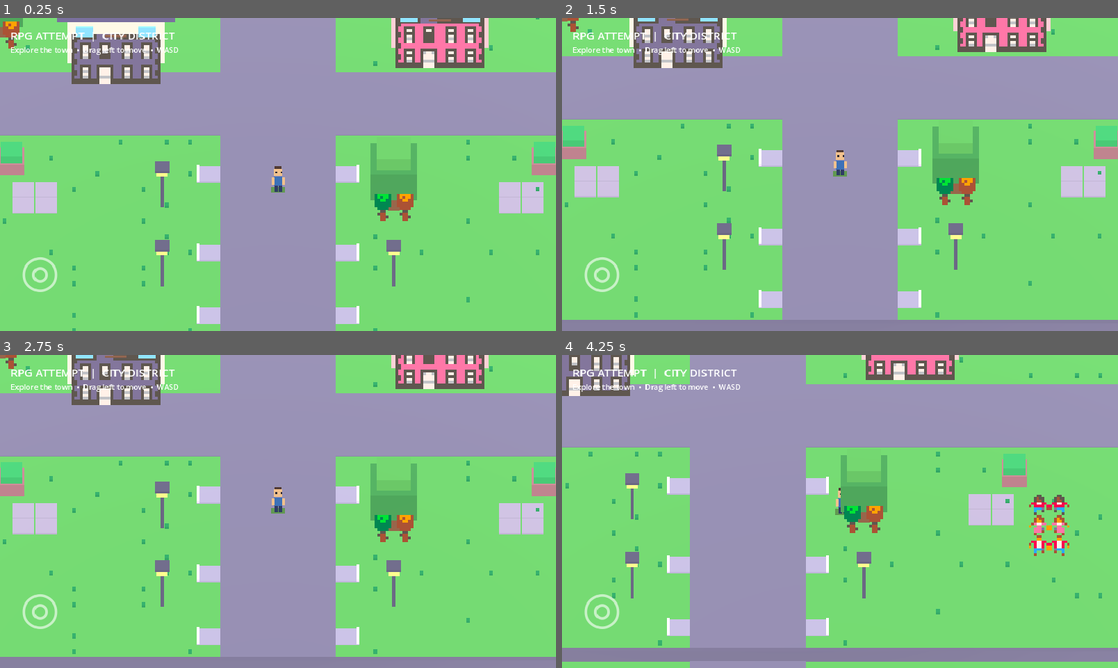
Above: before the commit, frames 1-4 (two rows, left to right).
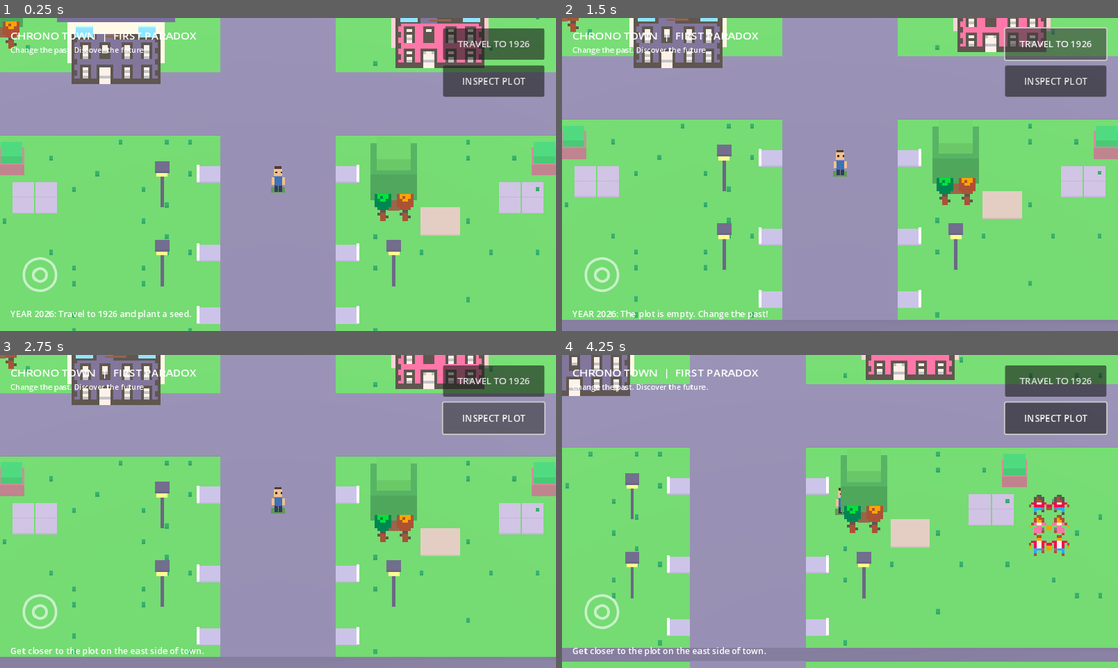
Above: after the commit, the same moments.

Repository: LifemaxRPG/Rpg--attempt
Game: Godot game, scene res://scenes/main.tscn
Same seed, same stepped clock (60 frames per second), same inputs: the game is played once before the commit and once after it.
Inputs (mouse positions are in pixels of both pictures, inside the frame that each line leads up to):
- Up to frame 1 (0.25 s): no input
- Up to frame 2 (1.5 s): click (1056, 43) at 0.5 s, where only the run after the commit has a clickable "TRAVEL TO 1926"; click (1056, 43) at 1.25 s, where only the run after the commit has a clickable "TRAVEL TO 2026"
- Up to frame 3 (2.75 s): click (494, 417) at 2 s, where only the run after the commit has a clickable "INSPECT PLOT"
- Up to frame 4 (4.25 s): tap Enter at 2.75 s; move the mouse to (962, 495) at 2.77 s; hold D 2.78-3.5 s; click (962, 495) at 2.92 s; drag from (728, 527) to (812, 574) at 3.52 s

The runs differ from the first frame. In frame 1, 5.3% of the frame differs, in the area x 1-98%, y 3-97%; in frame 2, 5.2%; in frame 3, 5.4%; in frame 4, 5.4%, in the area x 1-99%, y 3-97%.

Commit message:
Add first playable time-travel quest with past seed planting and future consequences

Diff:
--- a/scripts/world.gd
+++ b/scripts/world.gd
@@ -18,12 +18,21 @@
 var elapsed := 0.0
 var obstacles: Array[Rect2] = []
 var rng := RandomNumberGenerator.new()
+var in_past := false
+var planted_seed := false
+var era_objects: Node3D
+var plot_marker: Node3D
+var message_label: Label
+var era_button: Button
+var action_button: Button
+const PLOT := Vector3(7, 0, 7)
 var city_atlas: Texture2D = preload("res://assets/kenney/city_atlas.png")
 
 func _ready() -> void:
 	rng.seed = 20261101
 	_build_world()
 	_build_player()
+	_build_era_objects()
 	_build_camera()
 	_build_hud()
 	get_viewport().size_changed.connect(_layout_hud)
@@ -141,6 +150,63 @@
 	_atlas_sprite(tree, "KenneyCityTree", Rect2(176, 88, 16, 24), Vector3(0, 1.75, 0.9), 0.12)
 	obstacles.append(Rect2(Vector2(at.x - 0.55, at.z - 0.55), Vector2(1.1, 1.1)))
 
+func _build_era_objects() -> void:
+	era_objects = Node3D.new()
+	era_objects.name = "TimelineObjects"
+	add_child(era_objects)
+	plot_marker = Node3D.new()
+	plot_marker.position = PLOT
+	era_objects.add_child(plot_marker)
+	_refresh_timeline()
+
+func _refresh_timeline() -> void:
+	if plot_marker == null:
+		return
+	for child in plot_marker.get_children():
+		child.queue_free()
+	if in_past:
+		_cube(plot_marker, "Soil", Vector3(0, 0.04, 0), Vector3(1.7, 0.08, 1.7), Color("#926b4c"))
+		if planted_seed:
+			_cube(plot_marker, "Sapling", Vector3(0, 0.35, 0), Vector3(0.14, 0.7, 0.14), Color("#65c269"))
+		else:
+			_cube(plot_marker, "SeedMarker", Vector3(0, 0.24, 0), Vector3(0.45, 0.4, 0.45), Color("#f5d781"))
+	elif planted_seed:
+		_cube(plot_marker, "FutureTrunk", Vector3(0, 1.4, 0), Vector3(0.65, 2.8, 0.65), Color("#80543b"))
+		_cube(plot_marker, "FutureCanopy", Vector3(0, 3.4, 0), Vector3(3.0, 2.0, 2.8), Color("#44a764"))
+	else:
+		_cube(plot_marker, "EmptyPlot", Vector3(0, 0.04, 0), Vector3(1.7, 0.08, 1.7), Color("#b6a49c"))
+	_update_timeline_hud()
+
+func _travel_time() -> void:
+	in_past = not in_past
+	_refresh_timeline()
+	if message_label != null:
+		if in_past:
+			message_label.text = "YEAR 1926: Find the glowing seed plot east of town."
+		elif planted_seed:
+			message_label.text = "YEAR 2026: Your seed grew into a giant tree!"
+		else:
+			message_label.text = "YEAR 2026: The plot is empty. Change the past!"
+
+func _interact() -> void:
+	if player.position.distance_to(PLOT) > 2.5:
+		message_label.text = "Get closer to the plot on the east side of town."
+		return
+	if in_past and not planted_seed:
+		planted_seed = true
+		message_label.text = "Seed planted! Return to 2026 to see what changes."
+		_refresh_timeline()
+	elif in_past:
+		message_label.text = "Your seed is already growing. Visit the future!"
+	else:
+		message_label.text = "Travel to 1926 to change this empty plot."
+
+func _update_timeline_hud() -> void:
+	if era_button != null:
+		era_button.text = "TRAVEL TO 2026" if in_past else "TRAVEL TO 1926"
+	if action_button != null:
+		action_button.text = "PLANT SEED" if in_past else "INSPECT PLOT"
+
 func _build_player() -> void:
 	player = Node3D.new()
 	player.name = "Player"
@@ -197,14 +263,14 @@
 	hud.add_child(root)
 	var title := Label.new()
 	title.name = "Title"
-	title.text = "RPG ATTEMPT  |  CITY DISTRICT"
+	title.text = "CHRONO TOWN  |  FIRST PARADOX"
 	title.position = Vector2(18, 16)
 	title.add_theme_font_size_override("font_size", 19)
 	title.mouse_filter = Control.MOUSE_FILTER_IGNORE
 	root.add_child(title)
 	var hint := Label.new()
 	hint.name = "Hint"
-	hint.text = "Explore the town  •  Drag left to move  •  WASD"
+	hint.text = "Change the past. Discover the future."
 	hint.position = Vector2(18, 46)
 	hint.add_theme_font_size_override("font_size", 13)
 	hint.mouse_filter = Control.MOUSE_FILTER_IGNORE
@@ -216,6 +282,26 @@
 	pad.modulate = Color(1, 1, 1, 0.6)
 	pad.mouse_filter = Control.MOUSE_FILTER_IGNORE
 	root.add_child(pad)
+	var era := Button.new()
+	era.name = "EraButton"
+	era_button = era
+	era.text = "TRAVEL TO 1926"
+	era.custom_minimum_size = Vector2(175, 54)
+	era.pressed.connect(_travel_time)
+	root.add_child(era)
+	var action := Button.new()
+	action.name = "ActionButton"
+	action_button = action
+	action.text = "INSPECT PLOT"
+	action.custom_minimum_size = Vector2(175, 54)
+	action.pressed.connect(_interact)
+	root.add_child(action)
+	message_label = Label.new()
+	message_label.name = "StoryMessage"
+	message_label.text = "YEAR 2026: Travel to 1926 and plant a seed."
+	message_label.add_theme_font_size_override("font_size", 15)
+	message_label.mouse_filter = Control.MOUSE_FILTER_IGNORE
+	root.add_child(message_label)
 	_layout_hud()
 
 func _layout_hud() -> void:
@@ -224,6 +310,13 @@
 	var pad := hud.get_node_or_null("HUD/Pad") as Label
 	if pad != null:
 		pad.position = Vector2(35, get_viewport().get_visible_rect().size.y - 150)
+	var viewport_size := get_viewport().get_visible_rect().size
+	if era_button != null:
+		era_button.position = Vector2(viewport_size.x - 195, 18)
+	if action_button != null:
+		action_button.position = Vector2(viewport_size.x - 195, 82)
+	if message_label != null:
+		message_label.position = Vector2(18, viewport_size.y - 40)
 
 func _input(event: InputEvent) -> void:
 	var size := get_viewport().get_visible_rect().size
